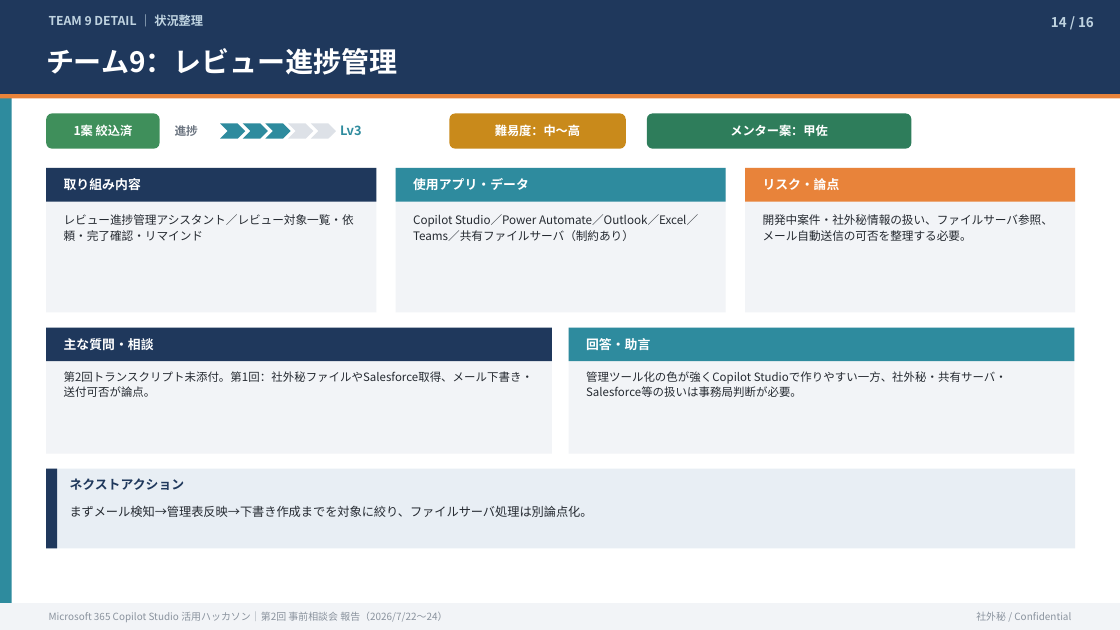
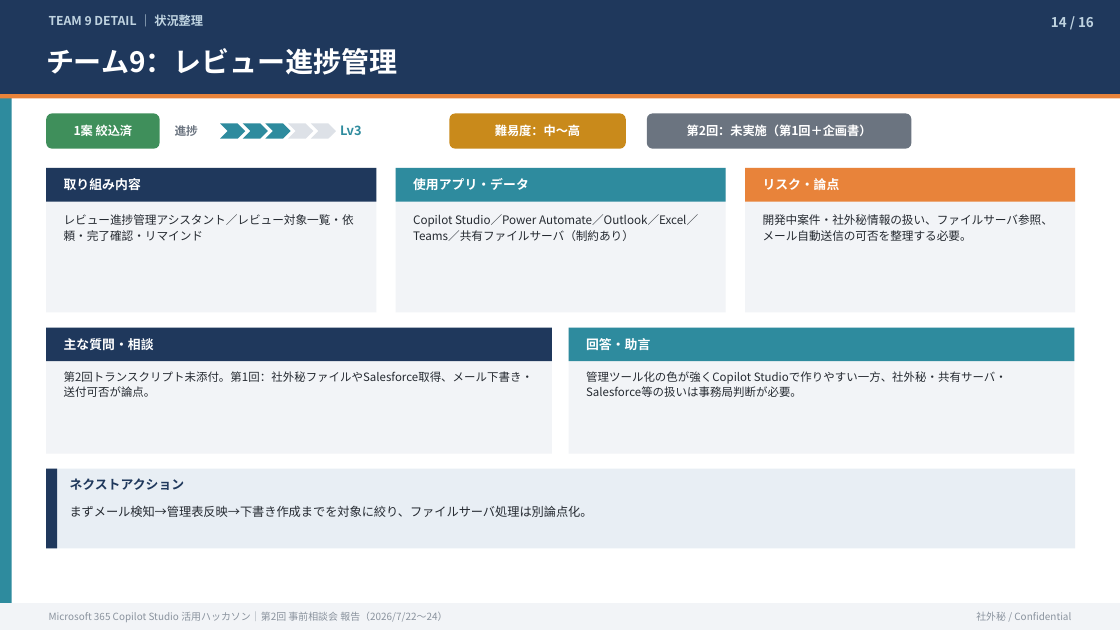
Before and after one commit to takuyanakamura881awc-beep/awc-naka881-repo, a slide deck: slide 14 of reports/CopilotStudio_ハッカソン_事前相談会②_状況報告_20260724.pptx. Drawn at 1120x630 pixels with LibreOffice and Linux fonts; fonts in the diff are those of the drawing. Boxes give left, top, right and bottom in pixels: in the first picture for what was removed or moved away, otherwise in the second. Text is boxed around its words. In the diff, an @@ line names an element or a change of style, - is before the commit and + after.

```diff
--- a/reports/CopilotStudio_ハッカソン_事前相談会②_状況報告_20260724.pptx
+++ b/reports/CopilotStudio_ハッカソン_事前相談会②_状況報告_20260724.pptx
@@ rounded rectangle "第2回：未実施（第1回＋企画書）" at [647, 113, 912, 149]: fill #2E7D5B to #6B7480 @@
@@ text in rounded rectangle at [687, 124, 872, 136]: text changed @@
-メンター案：甲佐
+第2回：未実施（第1回＋企画書）
```
Also in this commit, not shown: 14 other slides changed, 1 other file.
